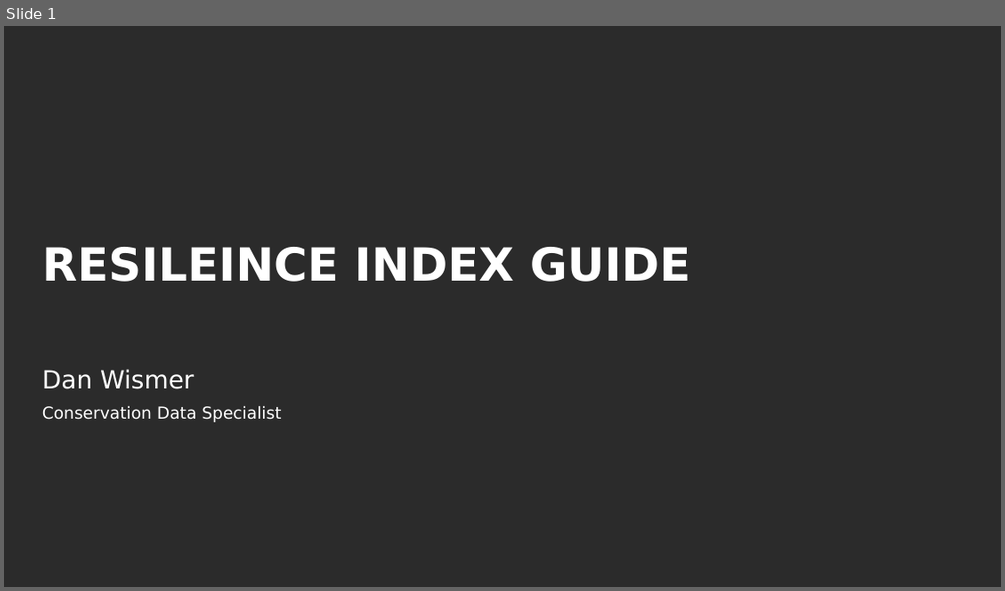
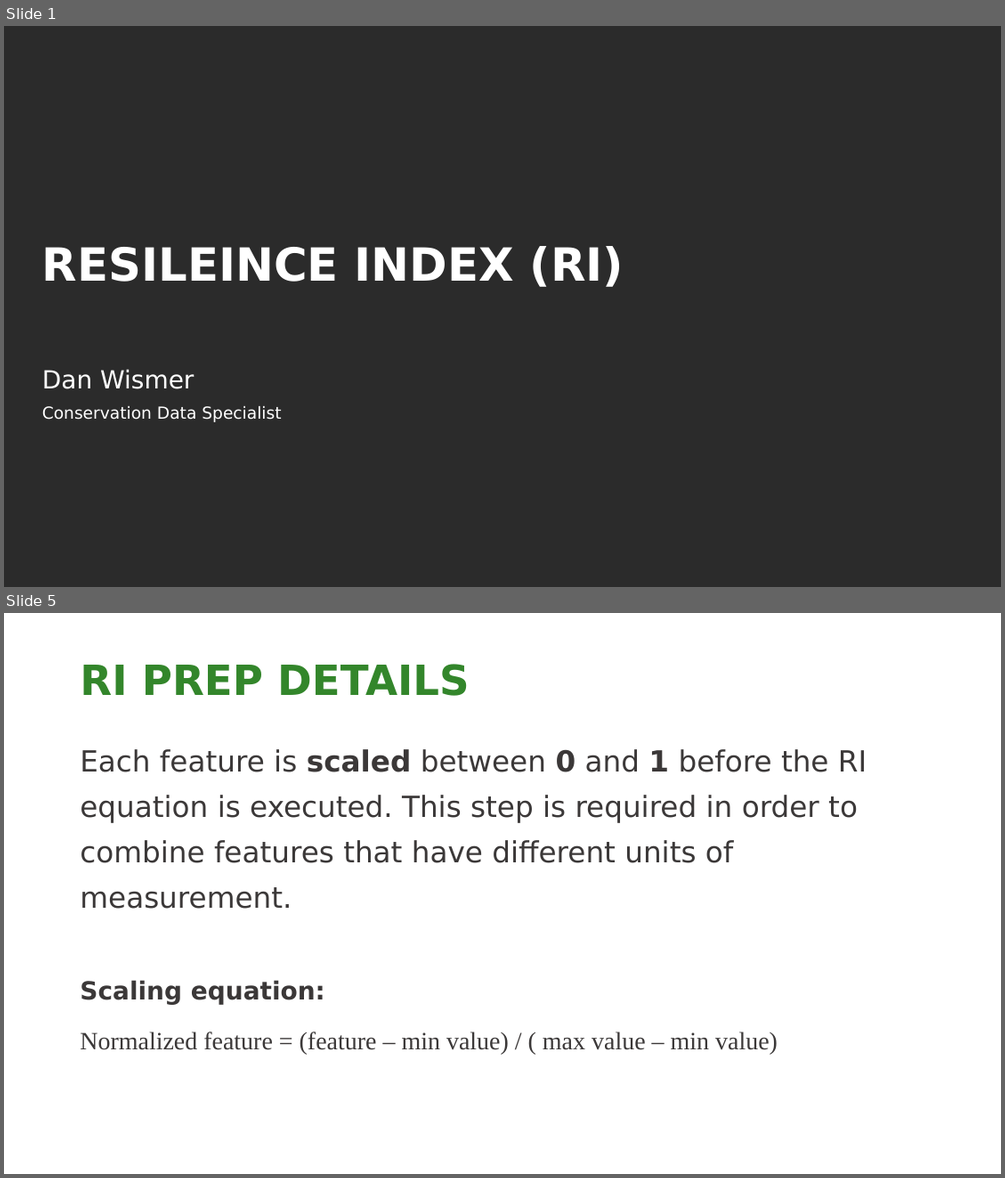
Before and after one commit to NCC-CNC/RI-proto, a slide deck: www/RI_GUIDE.pptx. Shown one above the other, each under a label of ours: slide 1 before the commit, slides 1 and 5 after it; the slides between them are not shown. The pictures are 1005x591 and 1005x1178 pixels, drawn with LibreOffice and Linux fonts; fonts in the diff are those of the drawing; background and template pictures are left out; a plain dark background stands for a picture behind light text. Boxes give left, top, right and bottom in pixels: in the first picture for what was removed or moved away, otherwise in the second. Text is boxed around its words. In the diff, an @@ line names an element or a change of style, - is before the commit and + after.

```diff
--- a/www/RI_GUIDE.pptx
+++ b/www/RI_GUIDE.pptx
@@ slide 5 added at (x1=4, y1=613, x2=1001, y2=1174), background picture (left out) @@
@@ title added at (x1=80, y1=664, x2=469, y2=696), 30 pt, text #33862B, bold @@
+RI PREP DETAILS
@@ text added at (x1=80, y1=749, x2=866, y2=1054), 21 pt, text #3B3838 @@
+Each feature is scaled between 0 and 1 before the RI equation is executed. This step is required in order to combine features that have different units of measurement.
+Scaling equation:
+Normalized feature = (feature – min value) / ( max value – min value)
@@ slide 1 changed as well @@
@@ title at (x1=42, y1=246, x2=624, y2=287): text changed @@
-RESILEINCE INDEX GUIDE
+RESILEINCE INDEX (RI)
```
Also in this commit, not shown: 6 other slides added, 1 slide removed, 3 other files.
